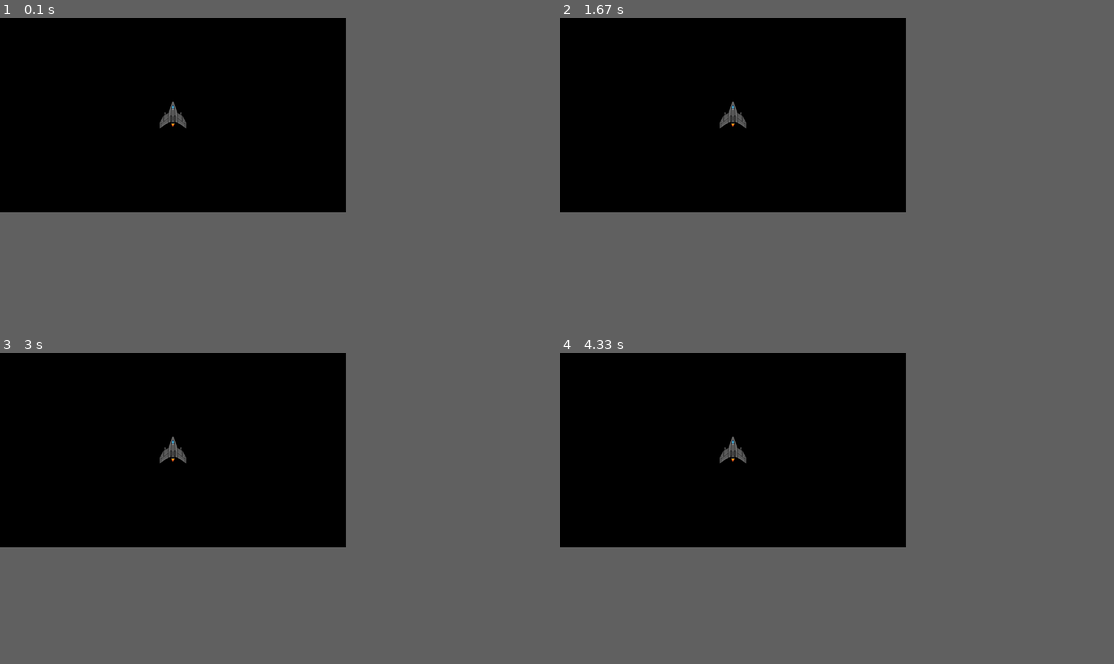
Above: before the commit, frames 1-4 (two rows, left to right).
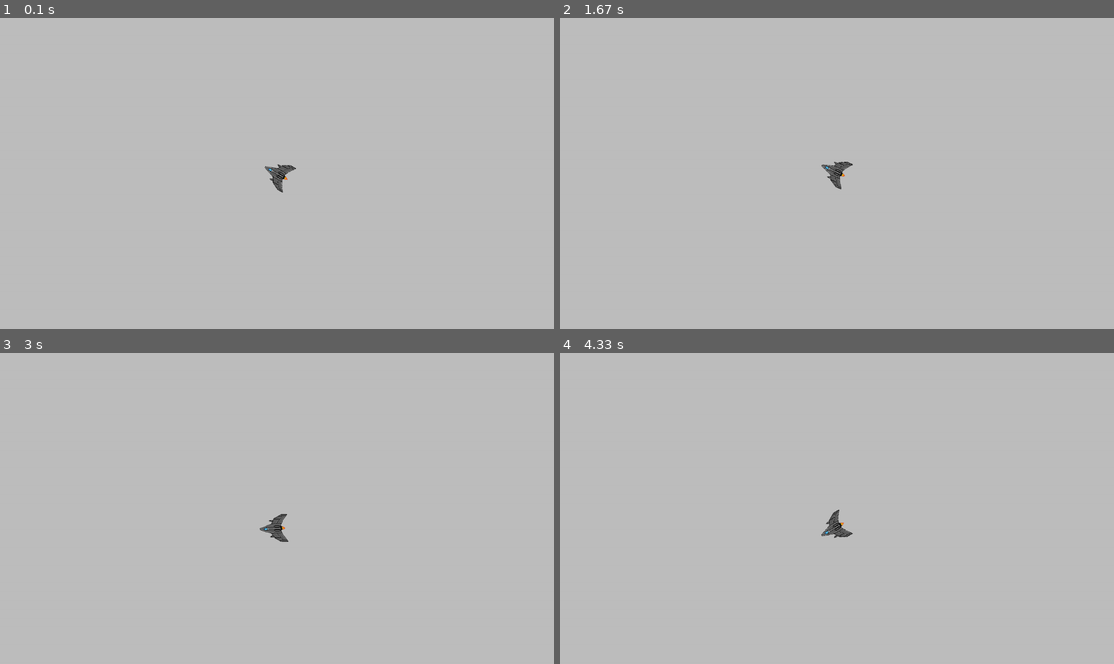
Above: after the commit, the same moments.

Repository: Jasonteilliez/python_pygame_spaces_shooter
Game: pygame game, started from game/code/main.py
The game is run twice, just before and just after one commit, with the same random seed, the same clock (stepped at 60 frames per second) and the same inputs.
Inputs (mouse positions are in pixels of both pictures, inside the frame that each line leads up to):
- Up to frame 1 (0.1 s): no input
- Up to frame 2 (1.67 s): tap K at 0.33 s; tap O at 0.67 s; click (1041, 282) at 1.05 s; click (704, 111) at 1.38 s
- Up to frame 3 (3 s): click (277, 545) at 1.72 s; hold L 2-2.47 s; tap K at 2.07, 2.37 s; click (421, 558) at 2.08 s; tap M at 2.5 s; click (94, 539) at 2.88 s
- Up to frame 4 (4.33 s): click (676, 449) at 3.22 s; click (704, 561) at 3.55 s; click (1036, 580) at 3.88 s; click (670, 623) at 4.22 s
In our replay, the window is 562x316 before the commit and 900x506 after it. These sizes can differ from the game's own. Grey fills any space a smaller window leaves; there, only what the larger window draws over its background counts as a difference.

The runs differ from the first frame. In frame 1, 39% of the frame differs, in the area x 0-63%, y 0-63%; in frame 2, 39%; in frame 3, 39%; in frame 4, 39%.

Commit message:
player input, move and rotate

Diff:
--- a/game/code/main.py
+++ b/game/code/main.py
@@ -20,7 +20,7 @@
                     pygame.quit()
                     sys.exit()
 
-            self.display_surface.fill('black')
+            self.display_surface.fill('gray')
             self.visible_sprites.update()
             self.visible_sprites.draw(self.display_surface)
             pygame.display.update()
--- a/game/code/player.py
+++ b/game/code/player.py
@@ -1,17 +1,67 @@
 import pygame
-import os
+from os import path
 from settings import *
+from time import sleep
+from math import degrees, atan2
 
 class Player(pygame.sprite.Sprite):
     def __init__(self, groups):
         super().__init__(groups)
 
-        basedir = os.path.dirname(os.path.dirname(__file__))
-        path_to_image = os.path.join(basedir, f"graphics{os.sep}player{os.sep}player.png")
+        basedir = path.dirname(path.dirname(__file__))
+        path_to_image = path.join(basedir, "graphics", "player", "player.png")
 
-        self.image = pygame.image.load(path_to_image).convert_alpha()
+        self.surf = pygame.image.load(path_to_image).convert_alpha()
+        self.image = self.surf
         self.rect = self.image.get_rect(center = (WINDOW_WIDTH/2,WINDOW_HEIGTH/2))
-        self.pos =  pygame.math.Vector2(self.rect.topleft)
+        self.pos =  pygame.math.Vector2(self.rect.center)
+
+        self.direction = pygame.math.Vector2()
+        self.speed = 2
+
+
+    def input(self):
+        keys = pygame.key.get_pressed()
+
+        if keys[pygame.K_o]:
+            self.direction.y = -1
+        elif keys[pygame.K_l]:
+            self.direction.y = 1
+        else:
+            self.direction.y = 0
+
+        if keys[pygame.K_k]:
+            self.direction.x = -1
+        elif keys[pygame.K_m]:
+            self.direction.x = 1
+        else:
+            self.direction.x = 0
+
+
+    def move(self):
+        if self.direction.magnitude() != 0:
+            self.direction = self.direction.normalize()
+
+        self.pos.x += self.direction.x * self.speed
+        self.pos.y += self.direction.y * self.speed
+
+        self.rect.centerx = round(self.pos.x)
+        self.rect.centery = round(self.pos.y)
+
+
+    def rotate(self):
+        mouse_x, mouse_y = pygame.mouse.get_pos()
+
+        dx = mouse_x - self.rect.centerx
+        dy = mouse_y - self.rect.centery
+
+        angle = - degrees(atan2(dx,-dy))
+
+        self.image = pygame.transform.rotate(self.surf, angle)
+        self.rect = self.image.get_rect(center=self.rect.center)
+
 
     def update(self):
-        pass
+        self.input()
+        self.move()
+        self.rotate()
--- a/game/code/settings.py
+++ b/game/code/settings.py
@@ -1,2 +1,2 @@
-WINDOW_WIDTH = 800
-WINDOW_HEIGTH = 450
+WINDOW_WIDTH = 1280
+WINDOW_HEIGTH = 720
